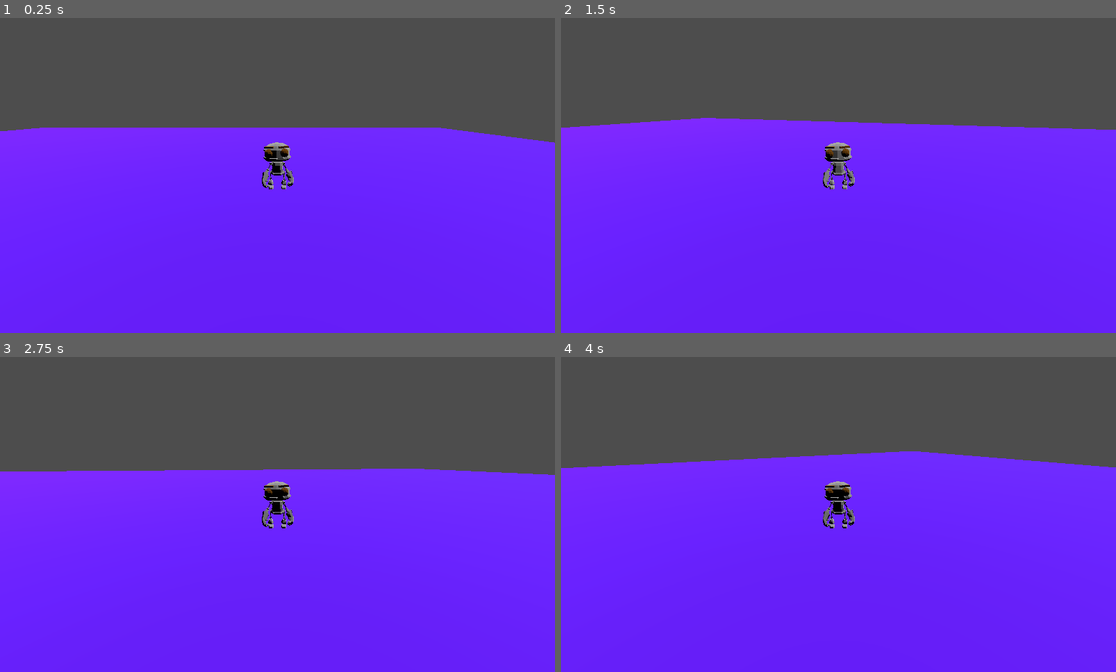
Above: before the commit, frames 1-4 (two rows, left to right).
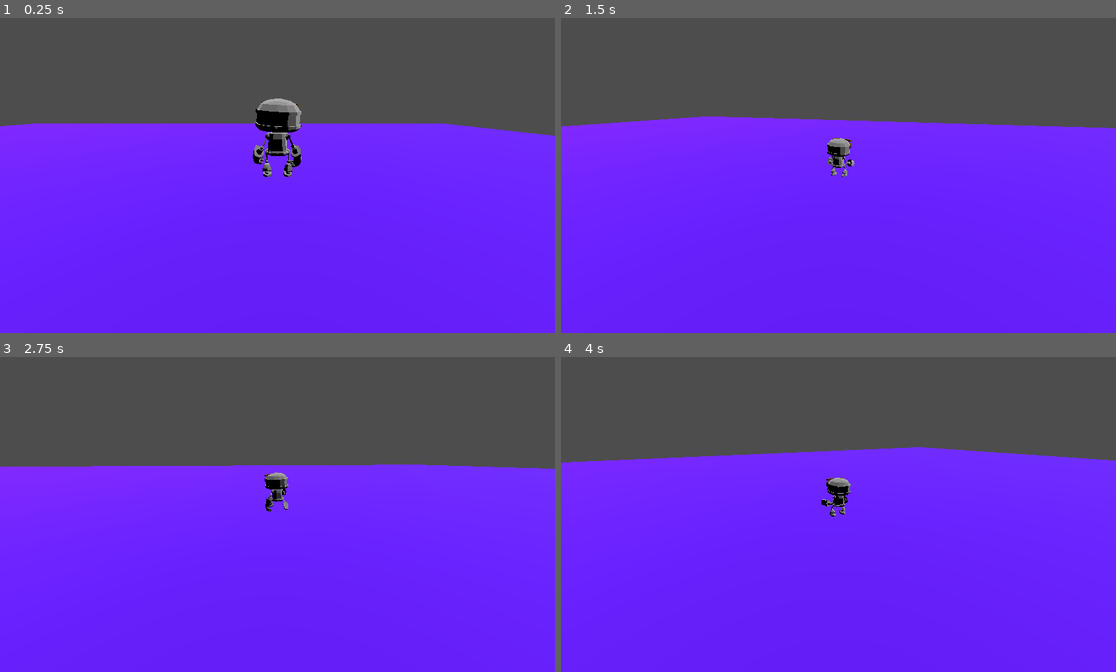
Above: after the commit, the same moments.

Repository: JojoMakesGames/Rogue-Bot
Game: Godot game, scene res://Scenes/Tests/Test_Robot_Walk.tscn
Two runs of this game, one before a commit and one after it. Both use one fixed random seed, a clock stepped at 60 frames per second and the inputs below.
Inputs (mouse positions are in pixels of both pictures, inside the frame that each line leads up to):
- Up to frame 1 (0.25 s): no input
- Up to frame 2 (1.5 s): tap Enter (ui_accept) at 0.5 s; move the mouse to (866, 175) at 0.52 s; hold Space (jump) 0.53-1.28 s; hold W (up) from 0.53 s (still down); tap E (hack) at 0.6 s; move the mouse to (810, 175) at 1.27 s; tap Space (jump) at 1.35 s
- Up to frame 3 (2.75 s): keep holding W (up); tap Space (jump) at 1.52, 1.82 s; tap E (hack) at 1.55, 2.1 s; move the mouse to (288, 508) at 2.02 s; hold Space (jump) from 2.03 s (still down)
- Up to frame 4 (4 s): keep holding W (up); move the mouse to (832, 520) at 2.77 s; release Space (jump) at 2.78 s; tap E (hack) at 2.85 s; tap Space (jump) at 3.02, 3.32 s; move the mouse to (877, 517) at 3.52 s; hold Space (jump) from 3.53 s (still down)

The runs differ from the first frame. In frame 1, 2.9% of the frame differs, in the area x 0-100%, y 25-55%; in frame 2, 1.1%; in frame 3, 2.1%; in frame 4, 2.1%.

Commit message:
working camera, but doesnt change main direction

Diff:
--- /dev/null
+++ b/Scenes/Player/Player.tscn
@@ -0,0 +1,10 @@
+[gd_scene load_steps=3 format=3 uid="uid://v32voj1n34q1"]
+
+[ext_resource type="Script" path="res://Scripts/StateMachine/player.gd" id="1_xdyj0"]
+[ext_resource type="Script" path="res://Scripts/player_camera.gd" id="2_oo81y"]
+
+[node name="Player" type="Node3D"]
+script = ExtResource("1_xdyj0")
+
+[node name="Camera3D" type="Camera3D" parent="."]
+script = ExtResource("2_oo81y")
--- a/Scenes/Player/PlayerRobot.tscn
+++ b/Scenes/Player/PlayerRobot.tscn
@@ -1,10 +1,10 @@
-[gd_scene load_steps=8 format=3 uid="uid://evj67m3f7pbo"]
+[gd_scene load_steps=8 format=3 uid="uid://b73pcoed0igw3"]
 
 [ext_resource type="Script" path="res://Scripts/StateMachine/player_robot.gd" id="1_ui6sl"]
 [ext_resource type="PackedScene" uid="uid://by3pyjr8x63kb" path="res://Scenes/Player/player_robot_state_machine.tscn" id="2_304l3"]
 [ext_resource type="PackedScene" uid="uid://b62g8x5aeenms" path="res://Assets/robot/Robot.glb" id="3_lofgt"]
 
-[sub_resource type="SphereShape3D" id="SphereShape3D_5qk8t"]
+[sub_resource type="BoxShape3D" id="BoxShape3D_3wxfh"]
 
 [sub_resource type="StandardMaterial3D" id="StandardMaterial3D_k0myy"]
 resource_local_to_scene = true
@@ -22,73 +22,74 @@
 JUMP_VELOCITY = 4.0
 
 [node name="CollisionShape3D" type="CollisionShape3D" parent="."]
-shape = SubResource("SphereShape3D_5qk8t")
+transform = Transform3D(1, 0, 0, 0, 1, 0, 0, 0, 1, 0, 0.508653, 0)
+shape = SubResource("BoxShape3D_3wxfh")
 
-[node name="StateMachine" parent="." node_paths=PackedStringArray("player") instance=ExtResource("2_304l3")]
+[node name="StateMachine" parent="." node_paths=PackedStringArray("player", "animation_player") instance=ExtResource("2_304l3")]
 player = NodePath("..")
+animation_player = NodePath("../Robot/AnimationPlayer")
 
 [node name="MeshInstance3D" type="MeshInstance3D" parent="."]
 visible = false
 mesh = SubResource("SphereMesh_qunvm")
 
-[node name="Camera3D" type="Camera3D" parent="."]
-transform = Transform3D(1, 0, 0, 0, 0.948412, 0.31704, 0, -0.31704, 0.948412, 0, 1.56849, 3.95809)
+[node name="CameraPlacement" type="Node3D" parent="."]
+transform = Transform3D(0.999989, 0.00146636, -0.00438663, 2.24413e-08, 0.948412, 0.31704, 0.00462522, -0.317037, 0.948402, 0, 1.56849, 4.5807)
 
 [node name="Robot" parent="." instance=ExtResource("3_lofgt")]
-transform = Transform3D(0.205296, 0, 0, 0, 0.205296, 0, 0, 0, 0.205296, 0, 0, 0)
+transform = Transform3D(-0.205296, 7.16046e-17, 1.79475e-08, 7.16045e-17, 0.205296, -7.16045e-17, -1.79475e-08, -7.16045e-17, -0.205296, 0, 0, 0)
 
 [node name="Skeleton3D" parent="Robot/RobotArmature" index="0"]
-bones/3/position = Vector3(0.0052459, 1.41367, 0.30772)
 bones/8/rotation = Quaternion(-0.0309211, -0.00285618, -0.00128305, 0.999517)
-bones/42/rotation = Quaternion(0.985456, 0.0176268, -0.0842772, 0.146507)
+bones/42/rotation = Quaternion(0.985518, 0.0175896, -0.0842843, 0.146085)
 bones/42/scale = Vector3(1, 1, 1.00002)
-bones/43/rotation = Quaternion(0.277834, 1.30087e-07, -6.90013e-08, 0.960629)
-bones/46/rotation = Quaternion(0.979465, -0.0258123, 0.1373, 0.145367)
+bones/43/rotation = Quaternion(0.277154, 1.27869e-07, -7.01762e-08, 0.960826)
+bones/46/rotation = Quaternion(0.979527, -0.0257523, 0.13731, 0.144948)
 bones/46/scale = Vector3(1, 1, 1.00002)
-bones/47/rotation = Quaternion(0.277834, -3.25998e-07, 3.79e-08, 0.960629)
+bones/47/rotation = Quaternion(0.277154, -3.12318e-07, 4.08035e-08, 0.960826)
 
 [node name="FootL_2" parent="Robot/RobotArmature/Skeleton3D" index="0"]
 transform = Transform3D(1, -9.04493e-14, -8.55628e-14, 5.16219e-14, 1, 1.25413e-07, -2.37132e-14, -1.12943e-07, 1, 0.624058, 0.397664, 0.191114)
 bone_idx = 2
 
 [node name="Head_2" parent="Robot/RobotArmature/Skeleton3D" index="1"]
-transform = Transform3D(0.998071, -0.0469698, -0.0405853, 0.0492516, 0.997148, 0.0571817, 0.0377837, -0.0590703, 0.997538, -0.0521873, 3.65283, -0.00113489)
+transform = Transform3D(0.998071, -0.0469698, -0.0405853, 0.0492516, 0.997148, 0.0571817, 0.0377837, -0.0590703, 0.997538, -0.0521873, 3.65313, -0.00113488)
 bone_idx = 9
 
 [node name="ArmL" parent="Robot/RobotArmature/Skeleton3D" index="2"]
-transform = Transform3D(0.435432, 0.900219, 0.00201464, -0.869529, 0.421165, -0.25795, -0.23306, 0.110568, 0.966156, 0.265002, 2.88426, 0.130694)
+transform = Transform3D(0.435432, 0.900219, 0.00201464, -0.869529, 0.421165, -0.25795, -0.23306, 0.110568, 0.966156, 0.265002, 2.88456, 0.130694)
 bone_idx = 24
 
 [node name="ShoulderL_2" parent="Robot/RobotArmature/Skeleton3D" index="3"]
-transform = Transform3D(0.434578, 0.900634, -1.10357e-07, -0.900634, 0.434578, -1.51178e-07, -2.47145e-08, 1.41006e-07, 1, 0.582681, 2.40776, -0.0209942)
+transform = Transform3D(0.434578, 0.900634, -1.10357e-07, -0.900634, 0.434578, -1.51178e-07, -2.47145e-08, 1.41006e-07, 1, 0.582681, 2.40805, -0.0209942)
 bone_idx = 25
 
 [node name="ArmR" parent="Robot/RobotArmature/Skeleton3D" index="4"]
-transform = Transform3D(0.101816, -0.202931, -6.38176e-08, 0.202145, 0.101422, 0.019957, -0.0178377, -0.00894974, 0.226162, -0.82569, 2.01782, 0.0402434)
+transform = Transform3D(0.101816, -0.202931, -6.38176e-08, 0.202145, 0.101422, 0.019957, -0.0178377, -0.00894974, 0.226162, -0.82569, 2.01812, 0.0402434)
 bone_idx = 40
 
 [node name="ShoulderR_2" parent="Robot/RobotArmature/Skeleton3D" index="5"]
-transform = Transform3D(0.448449, -0.893808, -7.38107e-08, 0.893808, 0.448449, -5.59598e-08, 4.06638e-08, -6.70583e-08, 1, -0.636986, 2.40718, -0.0209942)
+transform = Transform3D(0.448449, -0.893808, -7.38107e-08, 0.893808, 0.448449, -5.59598e-08, 4.06638e-08, -6.70583e-08, 1, -0.636986, 2.40748, -0.0209942)
 bone_idx = 41
 
 [node name="LowerLegL_2" parent="Robot/RobotArmature/Skeleton3D" index="6"]
-transform = Transform3D(0.984156, 0.00498637, 0.177236, 0.00848836, 0.997136, -0.0751781, -0.177102, 0.0755017, 0.9813, 0.684413, 0.371761, 0.214788)
+transform = Transform3D(0.984156, 0.00489252, 0.177237, 0.00848285, 0.997178, -0.0746181, -0.1771, 0.0749521, 0.981346, 0.684378, 0.371967, 0.214598)
 bone_idx = 44
 
 [node name="LegL" parent="Robot/RobotArmature/Skeleton3D" index="7"]
-transform = Transform3D(0.984221, -0.0224697, 0.175514, 0.00756269, 0.996342, 0.085152, -0.176783, -0.082474, 0.980797, 0.643879, 1.18678, 0.0289862)
+transform = Transform3D(0.984221, -0.0223219, 0.175534, 0.00756529, 0.996413, 0.0843002, -0.176784, -0.081633, 0.98087, 0.643833, 1.18699, 0.0287186)
 bone_idx = 45
 
 [node name="LowerLegR_2" parent="Robot/RobotArmature/Skeleton3D" index="8"]
-transform = Transform3D(0.962588, -0.00874356, -0.270823, -0.0120739, 0.997105, -0.075093, 0.270698, 0.0755652, 0.959683, -0.73049, 0.371831, 0.20658)
+transform = Transform3D(0.962589, -0.00859082, -0.270827, -0.0120751, 0.997147, -0.0745327, 0.270696, 0.0750285, 0.959728, -0.730434, 0.372037, 0.206395)
 bone_idx = 48
 
 [node name="LegR" parent="Robot/RobotArmature/Skeleton3D" index="9"]
-transform = Transform3D(0.962471, 0.0443574, -0.267731, -0.0131903, 0.993034, 0.117109, 0.271063, -0.109179, 0.95634, -0.666633, 1.18412, 0.0182071)
+transform = Transform3D(0.962472, 0.0441209, -0.267767, -0.0131833, 0.993133, 0.116261, 0.271059, -0.108362, 0.956437, -0.666557, 1.18434, 0.017944)
 bone_idx = 49
 
 [node name="Torso_2" parent="Robot/RobotArmature/Skeleton3D" index="10"]
-transform = Transform3D(1, 0, 0, 0, 1, 0, 0, 0, 1, -0.00271564, 2.20905, -0.0195812)
+transform = Transform3D(1, 0, 0, 0, 1, 0, 0, 0, 1, -0.00271564, 2.20934, -0.0195812)
 bone_idx = 50
 
 [node name="FootR_2" parent="Robot/RobotArmature/Skeleton3D" index="11"]
--- a/Scenes/Tests/Test_Factory.tscn
+++ b/Scenes/Tests/Test_Factory.tscn
@@ -1,6 +1,5 @@
 [gd_scene load_steps=25 format=3 uid="uid://cd6ivk6611ga7"]
 
-[ext_resource type="Script" path="res://Scripts/StateMachine/player.gd" id="1_xljny"]
 [ext_resource type="PackedScene" uid="uid://dad8wbpsthf6h" path="res://Assets/city/large_buildingA.glb" id="2_lqp4o"]
 [ext_resource type="PackedScene" uid="uid://cve2pdib4k403" path="res://Assets/city/large_buildingB.glb" id="3_prkpw"]
 [ext_resource type="PackedScene" uid="uid://ux3b2iauikuc" path="res://Assets/city/large_buildingF.glb" id="4_5w8jt"]
@@ -12,7 +11,8 @@
 [ext_resource type="PackedScene" uid="uid://b62g8x5aeenms" path="res://Assets/robot/Robot.glb" id="10_lcvpr"]
 [ext_resource type="PackedScene" uid="uid://d4jp03ufmwok0" path="res://Assets/policebot/policebot.glb" id="12_e85xm"]
 [ext_resource type="Material" uid="uid://dsfu6ywc8olxm" path="res://Assets/robot/Black.tres" id="12_vxaxg"]
-[ext_resource type="PackedScene" uid="uid://evj67m3f7pbo" path="res://Scenes/Player/PlayerRobot.tscn" id="13_qafv8"]
+[ext_resource type="PackedScene" path="res://Scenes/Player/PlayerRobot.tscn" id="13_qafv8"]
+[ext_resource type="PackedScene" uid="uid://v32voj1n34q1" path="res://Scenes/Player/Player.tscn" id="13_y1dmq"]
 
 [sub_resource type="WorldBoundaryShape3D" id="WorldBoundaryShape3D_u1id3"]
 
@@ -48,10 +48,6 @@
 
 [node name="Test_Factory" type="Node3D"]
 transform = Transform3D(1, 0, 0, 0, 1, 0, 0, 0, 1, -0.117409, -0.0817375, -0.0651064)
-
-[node name="Player" type="Node3D" parent="." node_paths=PackedStringArray("hacked_object")]
-script = ExtResource("1_xljny")
-hacked_object = NodePath("../PlayerRobot")
 
 [node name="DirectionalLight3D" type="DirectionalLight3D" parent="."]
 transform = Transform3D(0.694972, -0.0323672, 0.718308, -0.719037, -0.031284, 0.694268, 0, -0.998986, -0.0450147, 10.3053, 36.6386, 20.7369)
@@ -83,14 +79,14 @@
 bones/47/rotation = Quaternion(0.277154, -3.12318e-07, 4.08035e-08, 0.960825)
 
 [node name="FootL_2" parent="Robot/RobotArmature/Skeleton3D" index="0"]
-transform = Transform3D(1, -8.52651e-14, -8.57092e-14, 5.68434e-14, 1, 1.2666e-07, -2.35367e-14, -1.11759e-07, 1, 0.624058, 0.397664, 0.191114)
+transform = Transform3D(1, -9.04493e-14, -8.55628e-14, 5.16219e-14, 1, 1.25413e-07, -2.37132e-14, -1.12943e-07, 1, 0.624058, 0.397664, 0.191114)
 bone_idx = 2
 
 [node name="FootL_2" parent="Robot/RobotArmature/Skeleton3D/FootL_2" index="0"]
 material_override = ExtResource("12_vxaxg")
 
 [node name="Head_2" parent="Robot/RobotArmature/Skeleton3D" index="1"]
-transform = Transform3D(0.997344, -0.0605066, -0.0405411, 0.0602789, 0.998158, -0.00681537, 0.0408788, 0.00435347, 0.999154, -0.060939, 3.65065, 0.0399589)
+transform = Transform3D(0.997344, -0.0605066, -0.0405411, 0.0602789, 0.998158, -0.00681538, 0.0408788, 0.00435346, 0.999154, -0.060939, 3.65065, 0.0399589)
 bone_idx = 9
 
 [node name="Head_2" parent="Robot/RobotArmature/Skeleton3D/Head_2" index="0"]
@@ -104,21 +100,21 @@
 material_override = ExtResource("12_vxaxg")
 
 [node name="ShoulderL_2" parent="Robot/RobotArmature/Skeleton3D" index="3"]
-transform = Transform3D(0.434578, 0.900634, -1.10357e-07, -0.900634, 0.434578, -1.49874e-07, -3.58294e-08, 1.43193e-07, 1, 0.582681, 2.40805, -0.0209942)
+transform = Transform3D(0.434578, 0.900634, -1.10357e-07, -0.900634, 0.434578, -1.51178e-07, -2.47145e-08, 1.41006e-07, 1, 0.582681, 2.40805, -0.0209942)
 bone_idx = 25
 
 [node name="ShoulderL_2" parent="Robot/RobotArmature/Skeleton3D/ShoulderL_2" index="0"]
 material_override = ExtResource("12_vxaxg")
 
 [node name="ArmR" parent="Robot/RobotArmature/Skeleton3D" index="4"]
-transform = Transform3D(0.101816, -0.202931, -2.08616e-07, 0.202145, 0.101422, 0.0199571, -0.0178377, -0.00894988, 0.226162, -0.82569, 2.01812, 0.0402434)
+transform = Transform3D(0.101816, -0.202931, -2.04752e-07, 0.202145, 0.101422, 0.0199571, -0.0178377, -0.00894988, 0.226162, -0.82569, 2.01812, 0.0402434)
 bone_idx = 40
 
 [node name="ArmR" parent="Robot/RobotArmature/Skeleton3D/ArmR" index="0"]
 material_override = ExtResource("12_vxaxg")
 
 [node name="ShoulderR_2" parent="Robot/RobotArmature/Skeleton3D" index="5"]
-transform = Transform3D(0.448449, -0.893808, -7.38107e-08, 0.893808, 0.448449, -5.36874e-08, 4.91088e-08, -6.47962e-08, 1, -0.636986, 2.40748, -0.0209942)
+transform = Transform3D(0.448449, -0.893808, -7.38107e-08, 0.893808, 0.448449, -5.59598e-08, 4.06638e-08, -6.70583e-08, 1, -0.636986, 2.40748, -0.0209942)
 bone_idx = 41
 
 [node name="ShoulderR_2" parent="Robot/RobotArmature/Skeleton3D/ShoulderR_2" index="0"]
@@ -139,14 +135,14 @@
 material_override = ExtResource("12_vxaxg")
 
 [node name="LowerLegR_2" parent="Robot/RobotArmature/Skeleton3D" index="8"]
-transform = Transform3D(0.962589, -0.00859097, -0.270827, -0.0120751, 0.997147, -0.0745333, 0.270696, 0.075029, 0.959728, -0.730434, 0.372037, 0.206395)
+transform = Transform3D(0.962589, -0.00859097, -0.270827, -0.0120751, 0.997147, -0.0745333, 0.270696, 0.0750291, 0.959728, -0.730434, 0.372037, 0.206395)
 bone_idx = 48
 
 [node name="LowerLegR_2" parent="Robot/RobotArmature/Skeleton3D/LowerLegR_2" index="0"]
 material_override = ExtResource("12_vxaxg")
 
 [node name="LegR" parent="Robot/RobotArmature/Skeleton3D" index="9"]
-transform = Transform3D(0.962472, 0.0441208, -0.267766, -0.0131833, 0.993133, 0.116261, 0.271059, -0.108362, 0.956436, -0.666557, 1.18434, 0.017944)
+transform = Transform3D(0.962472, 0.0441209, -0.267767, -0.0131833, 0.993133, 0.116261, 0.271059, -0.108362, 0.956437, -0.666557, 1.18434, 0.017944)
 bone_idx = 49
 
 [node name="LegR" parent="Robot/RobotArmature/Skeleton3D/LegR" index="0"]
@@ -160,7 +156,7 @@
 material_override = ExtResource("12_vxaxg")
 
 [node name="FootR_2" parent="Robot/RobotArmature/Skeleton3D" index="11"]
-transform = Transform3D(1, 3.41061e-13, 7.81597e-14, 3.41061e-13, 1, -1.30385e-07, -3.55271e-14, -3.72529e-09, 1, -0.637997, 0.397664, 0.191115)
+transform = Transform3D(1, 1.50881e-13, 2.04162e-13, 2.33564e-13, 1, -6.80682e-08, 1.68309e-14, -8.63645e-09, 1, -0.637997, 0.397664, 0.191115)
 bone_idx = 53
 
 [node name="FootR_2" parent="Robot/RobotArmature/Skeleton3D/FootR_2" index="0"]
@@ -256,4 +252,7 @@
 
 [node name="PlayerRobot" parent="." instance=ExtResource("13_qafv8")]
 
+[node name="Player" parent="." node_paths=PackedStringArray("hacked_object") instance=ExtResource("13_y1dmq")]
+hacked_object = NodePath("../PlayerRobot")
+
 [editable path="Robot"]
--- a/Scenes/Tests/Test_Robot_Walk.tscn
+++ b/Scenes/Tests/Test_Robot_Walk.tscn
@@ -1,8 +1,8 @@
 [gd_scene load_steps=7 format=3 uid="uid://bgsles7y11rwc"]
 
-[ext_resource type="PackedScene" uid="uid://evj67m3f7pbo" path="res://Scenes/Player/PlayerRobot.tscn" id="1_mc7p2"]
-[ext_resource type="Script" path="res://Scripts/StateMachine/player.gd" id="1_otp8b"]
+[ext_resource type="PackedScene" path="res://Scenes/Player/PlayerRobot.tscn" id="1_mc7p2"]
 [ext_resource type="PackedScene" uid="uid://unkgibbg86cw" path="res://Scenes/Player/Car.tscn" id="3_sbjw1"]
+[ext_resource type="PackedScene" uid="uid://v32voj1n34q1" path="res://Scenes/Player/Player.tscn" id="3_vqpv8"]
 
 [sub_resource type="WorldBoundaryShape3D" id="WorldBoundaryShape3D_75g6m"]
 
@@ -31,12 +31,11 @@
 [node name="DirectionalLight3D" type="DirectionalLight3D" parent="."]
 transform = Transform3D(0.925831, -0.0248368, 0.377121, -0.377938, -0.0608425, 0.92383, 7.44383e-18, -0.997838, -0.0657166, 0, 3.79025, 31.5465)
 
-[node name="Node3D" type="Node3D" parent="." node_paths=PackedStringArray("hacked_object")]
-script = ExtResource("1_otp8b")
-hacked_object = NodePath("../PlayerRobot")
-
 [node name="Car" parent="." instance=ExtResource("3_sbjw1")]
 transform = Transform3D(1, 0, 0, 0, 1, 0, 0, 0, 1, 0, 2.71056, 0)
 
 [node name="PlayerRobot" parent="." instance=ExtResource("1_mc7p2")]
 transform = Transform3D(1, 0, 0, 0, 1, 0, 0, 0, 1, 9.26309, 3.69914, 0)
+
+[node name="Player" parent="." node_paths=PackedStringArray("hacked_object") instance=ExtResource("3_vqpv8")]
+hacked_object = NodePath("../PlayerRobot")
--- a/Scripts/StateMachine/SubStates/player_idle_state.gd
+++ b/Scripts/StateMachine/SubStates/player_idle_state.gd
@@ -3,11 +3,10 @@
 
 var x_input: float
 
-func physics_update(delta):
-	super.physics_update(delta)
-	player.velocity.y = .0001
-
-	player.move_and_slide()
+func enter():
+	super.enter()
+	print_debug("Enter Idle")
+	self.animation.play("Robot_Idle")
 
 func handle_input(delta):
 	super.handle_input(delta)
--- a/Scripts/StateMachine/SubStates/player_jumping_state.gd
+++ b/Scripts/StateMachine/SubStates/player_jumping_state.gd
@@ -10,6 +10,7 @@
 	number_of_jumps_left -= 1
 	is_ability_done = true;
 	state_machine.in_air.is_jumping = true
+	self.animation.play("Robot_WalkJump")
 	player.move_and_slide()
 
 func exit():
--- a/Scripts/StateMachine/SubStates/player_moving_script.gd
+++ b/Scripts/StateMachine/SubStates/player_moving_script.gd
@@ -7,6 +7,10 @@
 
 var direction
 
+func enter():
+	super.enter()
+	print_debug("Enter Running")
+	self.animation.play("Robot_Running")
 
 func physics_update(delta):
 	super.physics_update(delta)
@@ -19,12 +23,13 @@
 
 	player.move_and_slide()
 
-
 func handle_input(delta):
 	super.handle_input(delta)
 	var forward = player.global_transform.basis.z
 	var right = player.global_transform.basis.x
 	direction = (forward * input_dir.y + right * input_dir.x).normalized()
+	print_debug("player velocity: ", player.velocity)
+	print_debug("player direction: ", direction)
 	if player.velocity == Vector3.ZERO and direction == Vector3.ZERO:
 		state_machine.change_state(state_machine.idle)
 	if !player.is_on_floor():
--- a/Scripts/StateMachine/player.gd
+++ b/Scripts/StateMachine/player.gd
@@ -1,25 +1,30 @@
 extends Node3D
 class_name Player
 
+@onready var camera: Camera3D = $Camera3D
+
 @export var hacked_object: PhysicsBody3D
 var mouse_delta: Vector2
-var camera: Camera3D
 var current_scan: Node3D
 
 func _ready():
 	hacked_object.hacked = true
-	camera = hacked_object.get_node("Camera3D")
-	camera.make_current()
+	position = hacked_object.position
+	camera.target = self
+	camera.offset = hacked_object.camera_placement.position
+	#camera = hacked_object.get_node("CameraPlacement")
+	#camera.make_current()
 	Input.set_mouse_mode(Input.MOUSE_MODE_CAPTURED)
 
 func _physics_process(_delta):
 	scan_for_hackables()
 
 func _process(delta):
-	hacked_object.rotation_degrees.x -= mouse_delta.y * 10.0 * delta
-	hacked_object.rotation_degrees.x = clamp(hacked_object.rotation_degrees.x, -90, 90)
+	position = hacked_object.position
+	rotation_degrees.x -= mouse_delta.y * 10.0 * delta
+	rotation_degrees.x = clamp(rotation_degrees.x, -90, 90)
 
-	hacked_object.rotation_degrees.y -= mouse_delta.x * 10.0 * delta
+	rotation_degrees.y -= mouse_delta.x * 10.0 * delta
 	mouse_delta = Vector2()
 
 func _input(event):
--- a/Scripts/StateMachine/player_robot.gd
+++ b/Scripts/StateMachine/player_robot.gd
@@ -5,6 +5,8 @@
 @onready var state_machine: PlayerRobotStateMachine = $StateMachine
 @onready var mesh: MeshInstance3D = $MeshInstance3D
 @onready var base_color: Color = mesh.mesh.material.albedo_color
+@onready var animations: AnimationPlayer = $Robot/AnimationPlayer
+@onready var camera_placement: Node3D = $CameraPlacement
 var gravity = ProjectSettings.get_setting("physics/3d/default_gravity")
 
 @export var SPEED: float
--- a/Scripts/StateMachine/player_robot_state_machine.gd
+++ b/Scripts/StateMachine/player_robot_state_machine.gd
@@ -8,11 +8,13 @@
 @export var in_air: PlayerInAirState
 
 @export var player: PlayerRobot
+@export var animation_player: AnimationPlayer
 
 func _ready():
 	state = get_child(0) as PlayerRobotState
 	state.state_machine = self
 	state.player = player
+	state.animation = animation_player
 	state.enter()
 
 func change_state(new_state: PlayerRobotState):
@@ -22,4 +24,6 @@
 		state.state_machine = self
 	if !state.player:
 		state.player = self.player
+	if !state.animation:
+		state.animation = animation_player
 	state.enter()
--- a/Scripts/StateMachine/player_state.gd
+++ b/Scripts/StateMachine/player_state.gd
@@ -1,10 +1,10 @@
 extends Node3D
 class_name PlayerState
-
 
 var start_time: int
 var player
 var state_machine: PlayerStateMachine
+var animation: AnimationPlayer
 
 
 func enter():
--- /dev/null
+++ b/Scripts/player_camera.gd
@@ -0,0 +1,20 @@
+extends Camera3D
+
+@export var lerp_speed = 3.0
+@export var target_path : NodePath
+@export var offset = Vector3.ZERO
+
+var target = null
+
+func _ready():
+	if target_path:
+		target = get_node(target_path)
+
+func _physics_process(delta):
+	if !target:
+		return
+
+	var target_xform = target.global_transform.translated_local(offset)
+	global_transform = global_transform.interpolate_with(target_xform, lerp_speed * delta)
+
+	look_at(target.global_transform.origin, target.transform.basis.y)
